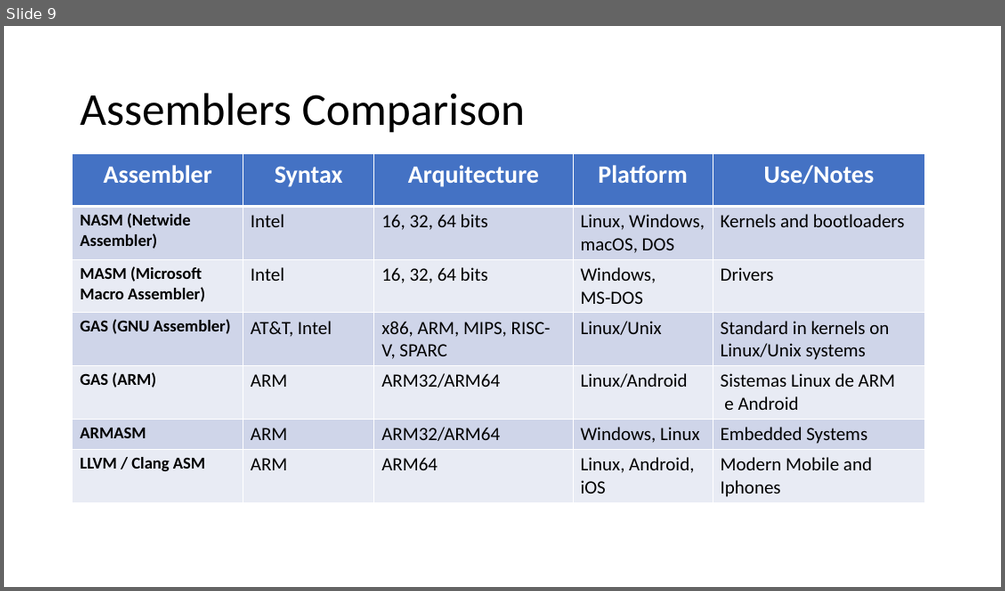
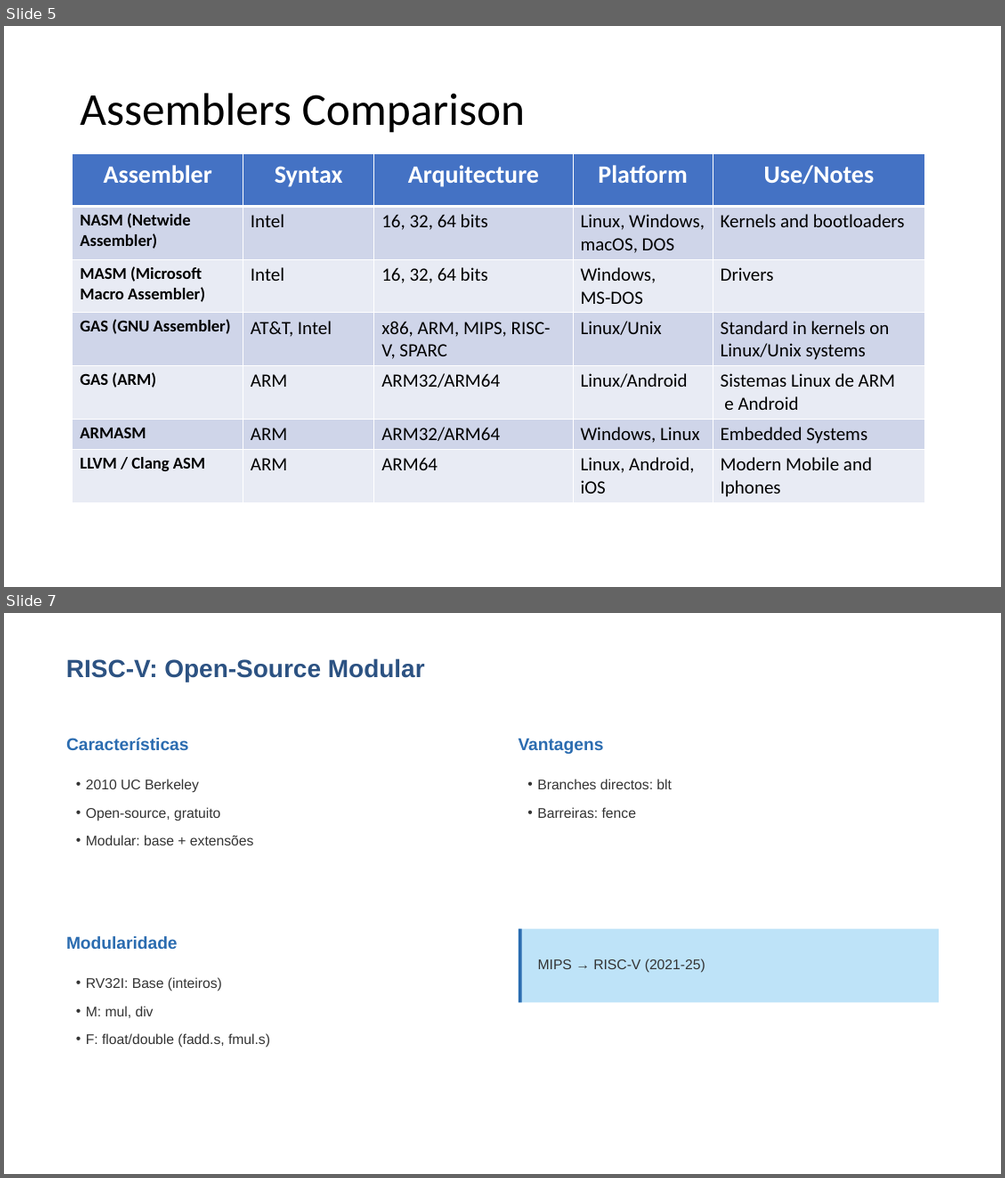
Before and after one commit to FabioRodrigues0/Faculdade, a slide deck: acomp/trabalhos_praticos/Apresentação ADC - Assembly.pptx. Shown one above the other, each under a label of ours: slide 9 before the commit, slides 5 and 7 after it; the slides between them are not shown. The pictures are 1005x591 and 1005x1178 pixels, drawn with LibreOffice and Linux fonts; fonts in the diff are those of the drawing. Boxes give left, top, right and bottom in pixels: in the first picture for what was removed or moved away, otherwise in the second. Text is boxed around its words. In the diff, an @@ line names an element or a change of style, - is before the commit and + after.

```diff
--- a/acomp/trabalhos_praticos/Apresentação ADC - Assembly.pptx
+++ b/acomp/trabalhos_praticos/Apresentação ADC - Assembly.pptx
@@ slide 7 added at [4,613,1001,1174], background #FFFFFF @@
@@ text added at [66,658,425,682], 24 pt, text #2C5282, bold @@
+RISC-V: Open-Source Modular
@@ text added at [66,738,189,750], 16.5 pt, text #2B6CB0, bold @@
+Características
@@ text added at [518,738,604,754], 16.5 pt, text #2B6CB0, bold @@
+Vantagens
@@ text added at [86,779,253,845], 13.5 pt, text #333333 @@
+• 2010 UC Berkeley
+• Open-source, gratuito
+• Modular: base + extensões
@@ text added at [537,779,672,818], 13.5 pt, text #333333 @@
+• Branches directos: blt
+• Barreiras: fence
@@ rectangle added at [518,929,938,1003], fill #BEE3F8 @@
@@ line added from (520, 929) to (520, 1003), #2B6CB0 3 pt @@
@@ text added at [66,936,178,949], 16.5 pt, text #2B6CB0, bold @@
+Modularidade
@@ text added at [538,958,705,973], 13.5 pt, text #333333 @@
+MIPS → RISC-V (2021-25)
@@ text added at [86,977,270,1047], 13.5 pt, text #333333 @@
+• RV32I: Base (inteiros)
+• M: mul, div
+• F: float/double (fadd.s, fmul.s)
@@ what was slide 9 is now slide 5 @@
```
Also in this commit, not shown: 1 slide changed, 3 other slides added, 4 slides removed, 3 other files.
